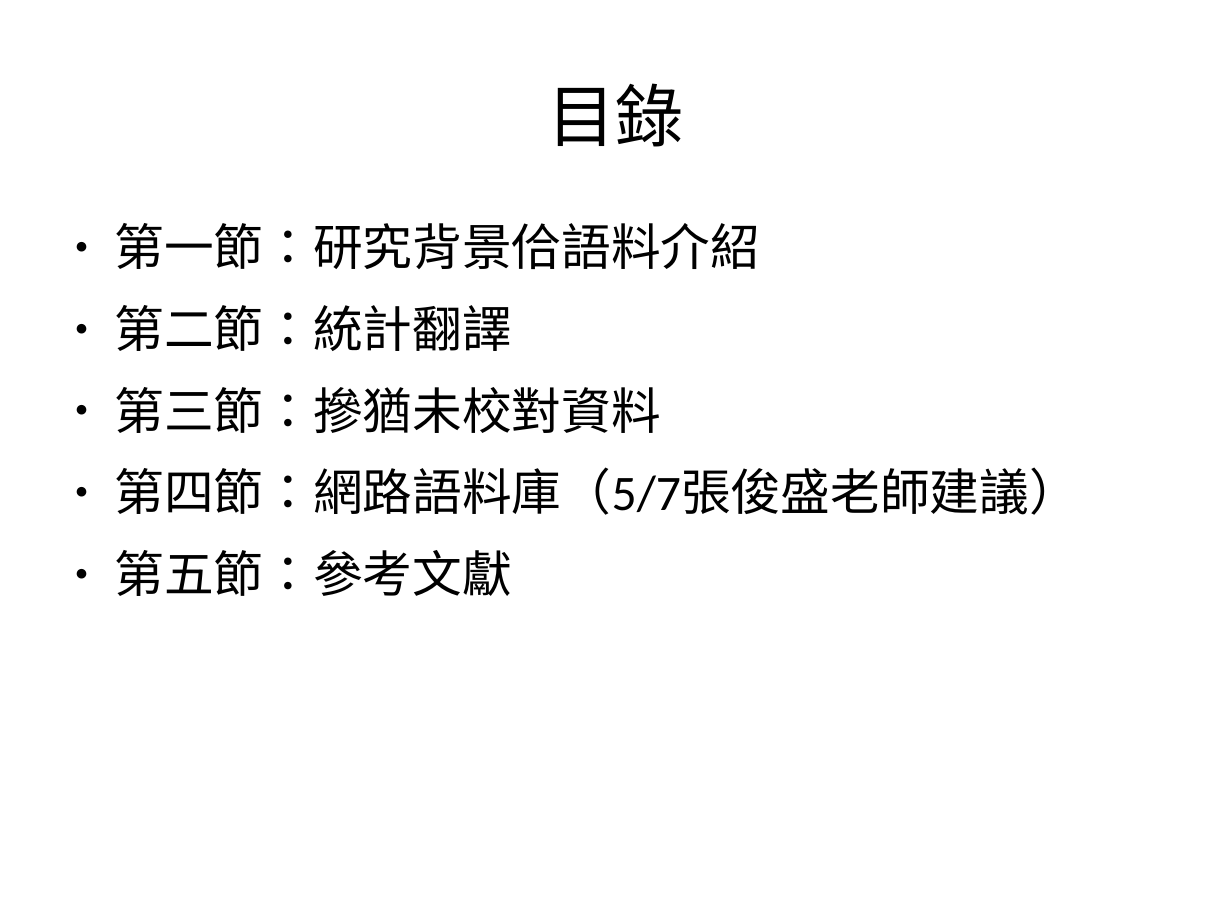
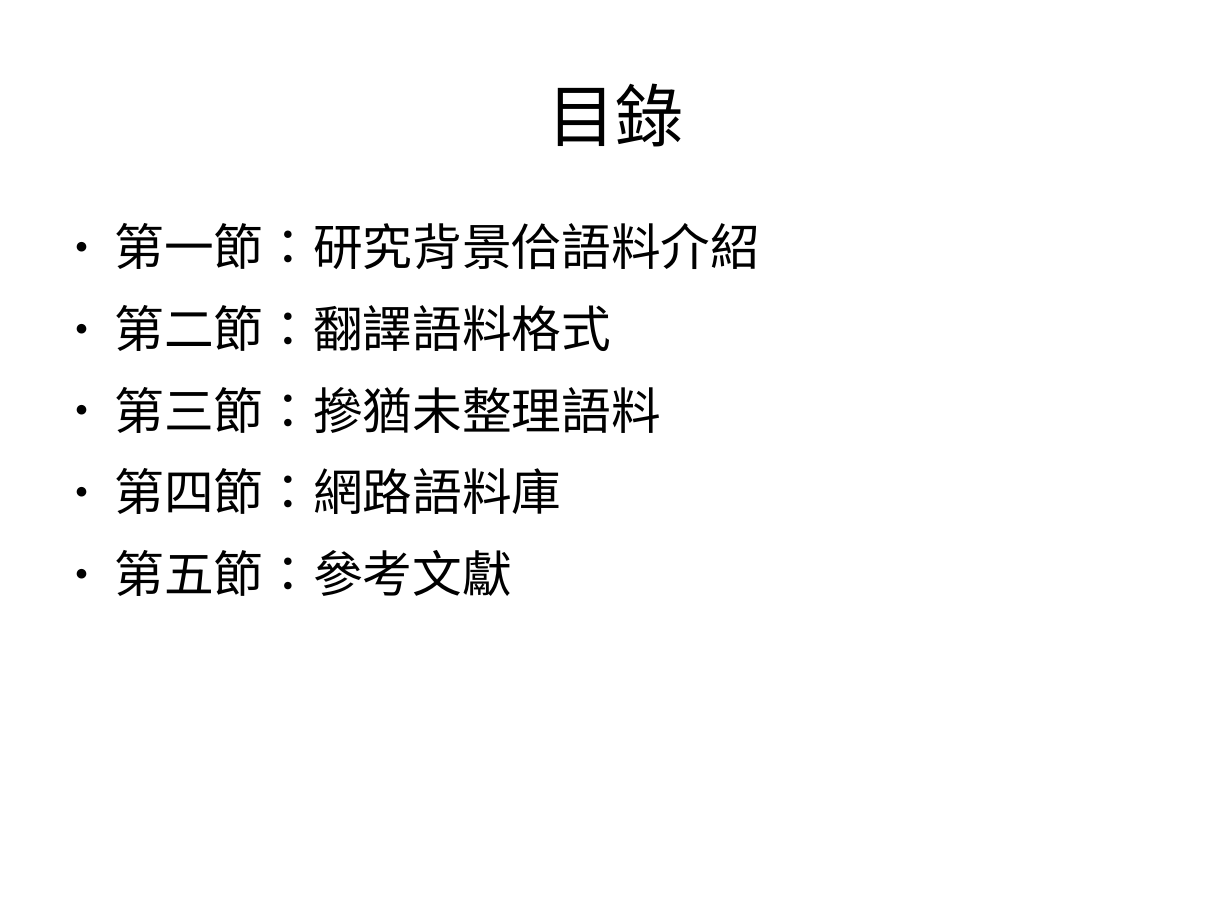
Before and after one commit to sih4sing5hong5/po3-ko3_tau5-iann2-phinn3, a slide deck: slide 2 of 翻譯報告.odp. Drawn at 1232x924 pixels with LibreOffice and Linux fonts; fonts in the diff are those of the drawing. Boxes give left, top, right and bottom in pixels: in the first picture for what was removed or moved away, otherwise in the second. Text is boxed around its words. In the diff, an @@ line names an element or a change of style, - is before the commit and + after.

```diff
--- a/翻譯報告.odp
+++ b/翻譯報告.odp
@@ text at <box>114,305,661,514</box>: text changed @@
-● 第二節：統計翻譯
-● 第三節：摻猶未校對資料
-● 第四節：網路語料庫（5/7張俊盛老師建議）
+● 第二節：翻譯語料格式
+● 第三節：摻猶未整理語料
+● 第四節：網路語料庫
```
Also in this commit, not shown: 11 other slides changed.
